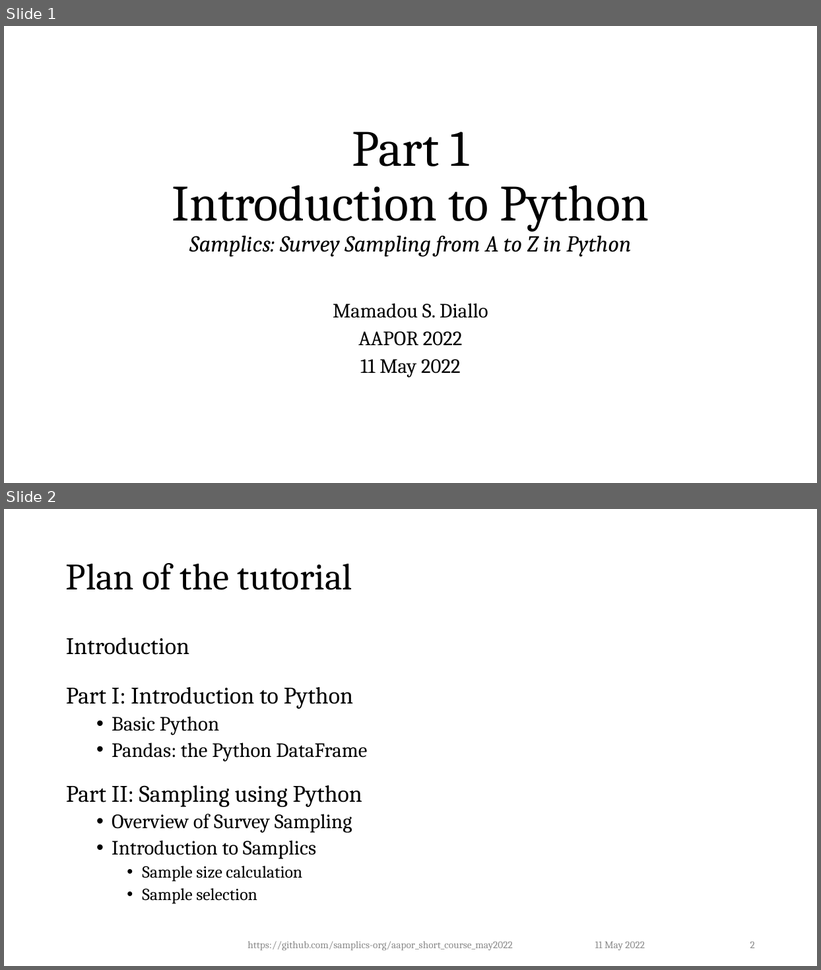
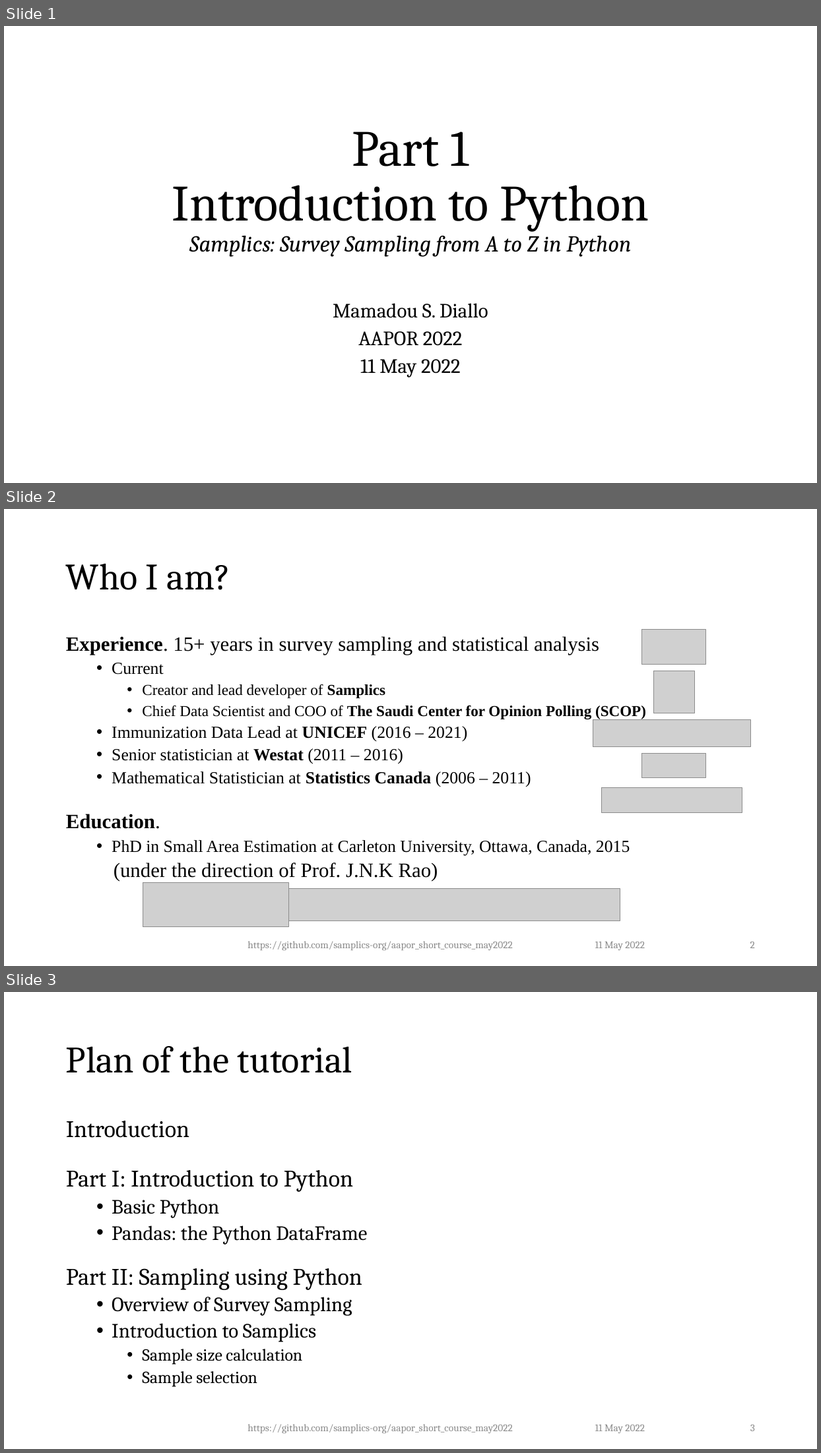
Before and after one commit to dalerhoda/aapor_short_course_may2022, a slide deck: notebooks/1_Introduction.pptx. Shown one above the other, each under a label of ours: slides 1 and 2 before the commit, slides 1, 2 and 3 after it. The pictures are 821x970 and 821x1453 pixels, drawn with LibreOffice and Linux fonts; fonts in the diff are those of the drawing; grey boxes stand for pictures; background and template pictures are left out. Boxes give left, top, right and bottom in pixels: in the first picture for what was removed or moved away, otherwise in the second. Text is boxed around its words. In the diff, an @@ line names an element or a change of style, - is before the commit and + after.

Commit message:
new version of samplics and a few edits

```diff
--- a/notebooks/1_Introduction.pptx
+++ b/notebooks/1_Introduction.pptx
@@ slide 2 added at (x1=4, y1=509, x2=817, y2=966), background #FFFFFF @@
@@ title added at (x1=66, y1=563, x2=230, y2=590), 44 pt, text #000000 @@
+Who I am?
@@ text added at (x1=66, y1=636, x2=646, y2=881), 20 pt, text #000000 @@
+Experience. 15+ years in survey sampling and statistical analysis
+  • Current
+    • Creator and lead developer of Samplics
+    • Chief Data Scientist and COO of The Saudi Center for Opinion Polling (SCOP)
+  • Immunization Data Lead at UNICEF (2016 – 2021)
+  • Senior statistician at Westat (2011 – 2016)
+  • Mathematical Statistician at Statistics Canada (2006 – 2011)
+Education.
+  • PhD in Small Area Estimation at Carleton University, Ottawa, Canada, 2015
+  (under the direction of Prof. J.N.K Rao)
@@ picture added at (x1=642, y1=630, x2=706, y2=665) @@
@@ picture added at (x1=653, y1=671, x2=694, y2=714) @@
@@ picture added at (x1=593, y1=720, x2=750, y2=747) @@
@@ picture added at (x1=642, y1=754, x2=706, y2=778) @@
@@ picture added at (x1=602, y1=788, x2=743, y2=813) @@
@@ picture added at (x1=143, y1=883, x2=289, y2=927) @@
@@ picture added at (x1=289, y1=889, x2=620, y2=921) @@
@@ text added at (x1=248, y1=941, x2=513, y2=951), 12 pt, text #8C8C8C @@
+https://github.com/samplics-org/aapor_short_course_may2022
@@ text added at (x1=595, y1=942, x2=645, y2=951), 12 pt, text #8C8C8C @@
+11 May 2022
@@ page number added at (x1=750, y1=942, x2=755, y2=949), 12 pt, text #8C8C8C @@
+2
@@ what was slide 2 is now slide 3 @@
@@ page number at (x1=750, y1=1425, x2=755, y2=1432): text changed @@
-2
+3
```
Also in this commit, not shown: 1 slide changed, 6 other files.
